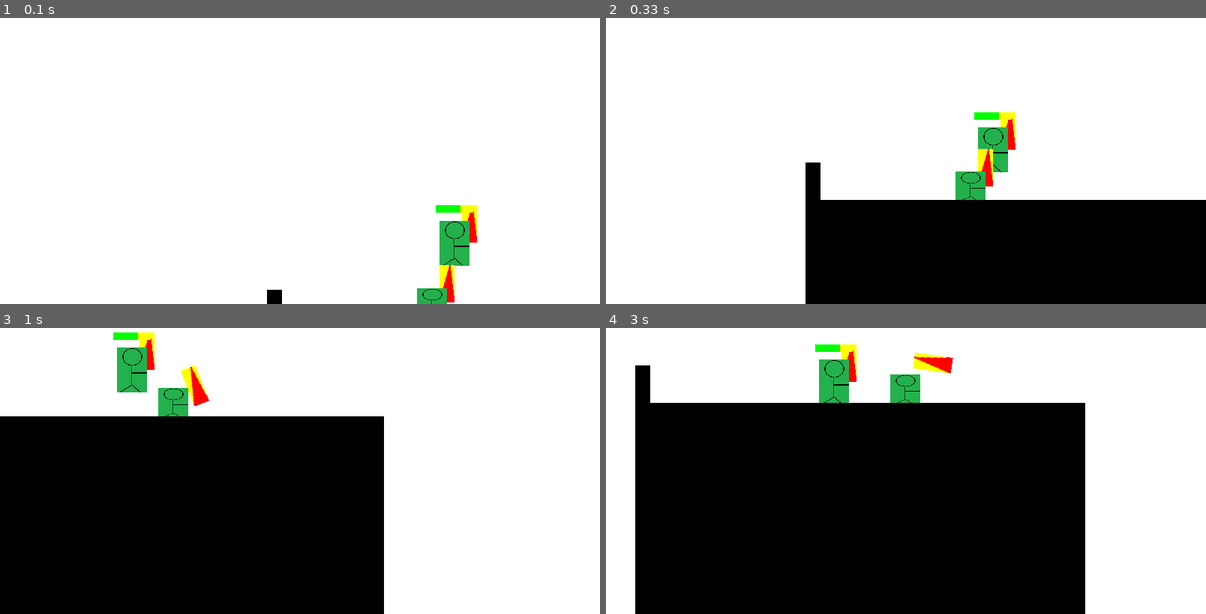
Above: before the commit, frames 1-4 (two rows, left to right).
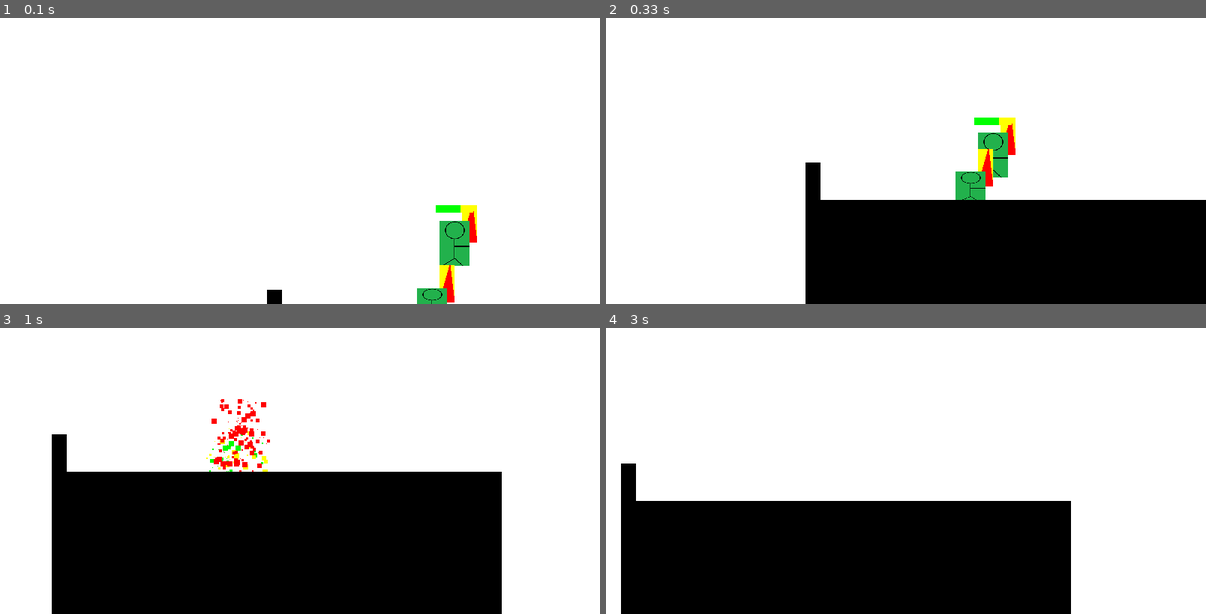
Above: after the commit, the same moments.

Repository: salfk23/2drpg_pygame
Game: pygame game, started from main.py
Same seed, same stepped clock (60 frames per second), same inputs: the game is played once before the commit and once after it.
Inputs:
- Up to frame 1 (0.1 s): no input
- Up to frame 2 (0.33 s): no input
- Up to frame 3 (1 s): tap F at 0.33, 0.73 s; hold D from 0.67 s (still down); tap J at 0.82 s
- Up to frame 4 (3 s): tap F at 1.03 s; release D at 1.13 s

Frame 1 is identical in both runs. In frame 2, 0.5% of the frame differs, in the area x 61-69%, y 32-56%; in frame 3, 28%; in frame 4, 30%, in the area x 2-80%, y 5-100%.

Commit message:
Slightly buggy Collision detection

Diff:
--- a/game_engine/entities/entity.py
+++ b/game_engine/entities/entity.py
@@ -1,3 +1,4 @@
+import math
 import pygame
 from game_engine.entities.event import EventListener
 from game_engine.entities.state import Solid
@@ -39,6 +40,9 @@
 
     self.linked: list[Entity] = []
 
+  def __str__(self) -> str:
+    return self.name + ": " + str(self.position) + " " + str(self.size)
+
   @property
   def sprite(self):
     return self._sprite
@@ -70,26 +74,16 @@
     for near in nears:
       if self.name == "Weapon" and near.name == "Enemy":
         print("Weapon hit enemy")
-      t_up, t_down, t_left, t_right, bias_x, bias_y = self.collision(near)
-      if (((t_up or t_down) and t_right and new_position.x > old_position.x) or
-          ((t_up or t_down) and t_left and new_position.x < old_position.x)):
-        if (t_up and (near.rect.bottom - new_position.y) > 2) or (t_down and (new_position.y - near.rect.top) > 2):
+      has_collided, direction = self.collision(near)
+
+      if has_collided:
+        collided[direction].append(near)
+        if direction == Direction.UP or direction == Direction.DOWN:
+          new_position.y = old_position.y
+          # if self.rect.bottom - near.rect.top > 2:
+          #   new_position.y = near.rect.top - self.size[1] +1
+        if direction == Direction.LEFT or direction == Direction.RIGHT:
           new_position.x = old_position.x
-          if t_right:
-            collided[Direction.DOWN].append(near)
-
-          if t_left:
-            collided[Direction.LEFT].append(near)
-      if (((t_left or t_right) and t_up and new_position.y < old_position.y) or
-          ((t_left or t_right) and t_down and new_position.y > old_position.y)):
-        new_position.y = old_position.y
-        # if near.coll_square.top < new_position.y:
-        if t_down:
-          collided[Direction.DOWN].append(near)
-        if t_up:
-          collided[Direction.UP].append(near)
-        if self.rect.bottom - near.rect.top > 2:
-          new_position.y = near.rect.top - self.size[1] +1
     return new_position, collided
 
   def on_position_change(self):
@@ -144,15 +138,30 @@
     did it collide.
     '''
     if not isinstance(other, Solid):
-      return False, False, False, False, 0, 0
-    is_within_left = self.rect.left > other.rect.left and self.rect.left < other.rect.right
-    is_within_right = self.rect.right > other.rect.left and self.rect.right < other.rect.right
-    is_within_top = self.rect.top > other.rect.top and self.rect.top < other.rect.bottom
-    is_within_bottom = self.rect.bottom > other.rect.top and self.rect.bottom < other.rect.bottom
-    bias_x = other.rect.centerx - self.rect.centerx
-    bias_y = other.rect.centery - self.rect.centery
-
-    return is_within_top, is_within_bottom, is_within_left, is_within_right, bias_x, bias_y
+      return False, None
+
+    collided = False
+
+    collided = self.rect.colliderect(other.rect)
+    direction = Direction.DOWN
+    if collided:
+      x1, y1 = self.rect.center
+      x2, y2 = other.rect.center
+      x_diff = x1 - x2
+      y_diff = y1 - y2
+
+      angle = math.degrees(math.atan2(y_diff, x_diff))
+      if angle < 0:  angle += 360
+
+      if angle >= 45 and angle < 135:
+        direction = Direction.UP
+      elif angle >= 135 and angle < 225:
+        direction = Direction.LEFT
+      elif angle >= 225 and angle < 315:
+        direction = Direction.DOWN
+      elif angle >= 315 or angle < 45:
+        direction = Direction.RIGHT
+    return collided, direction
 
 
 
--- a/game_engine/entities/weapon.py
+++ b/game_engine/entities/weapon.py
@@ -51,7 +51,7 @@
         self.attacking = False
         self.frame = 0
 
-      _, directions = self.calculate_position(pygame.Vector2(0,0), pygame.Vector2(0,0))
+      _, directions = self.calculate_position(pygame.Vector2(self.rect.center), pygame.Vector2(self.rect.topright))
       print(directions, self.attacked_entities)
       for direction in directions:
         for entity in directions[direction]:
--- a/main.py
+++ b/main.py
@@ -55,7 +55,7 @@
         super().update()
         new_position, dirs = self.calculate_position(self.position, self.new_position)
 
-
+        print(dirs)
         if len(dirs[Direction.DOWN]) > 0:
             self.velocity.y = 0
             self.color = Colors.GREEN
